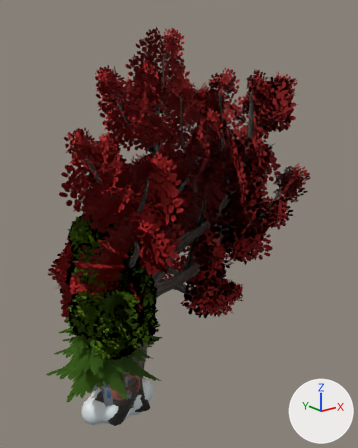
A saved change to the glTF model public/world/models/core.glb.
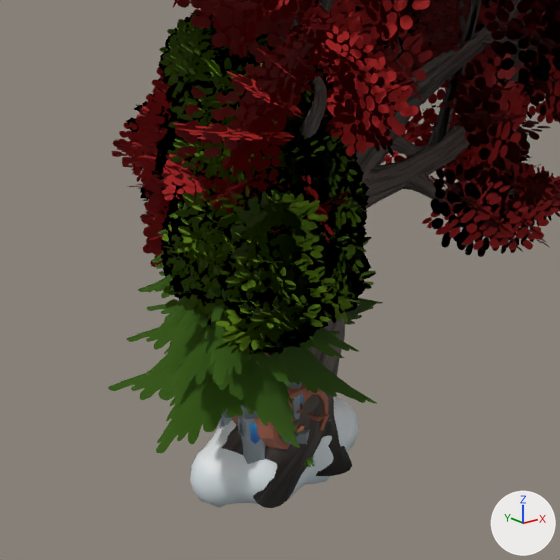
Old and new are each drawn whole from a camera (50 mm lens) standing at (-9.97, -16.99, 14.54) and looking at (4.25, 0.78, 7.43) and again close up on the part from 0% to 67% of the width and 47% to 100% of the height. The axes (+X, +Y, +Z) are drawn at lower right. The lights are the same throughout. The first two pictures are the older version. Where no turn or scale is listed for an object, it has been applied to the vertices.

Objects in the first close-up: 'CommonTree_1.001', 'CommonTree_2.001', 'CommonTree_3.001', 'CommonTree_4.001', 'Pine_1.001', 'Pine_2.001', 'Pine_3.001', 'TwistedTree_1.001', 'building_castle_blue.001', 'cloud_big.001', 'keg.001' and 1 more.
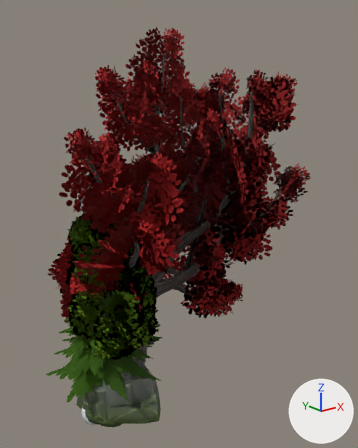
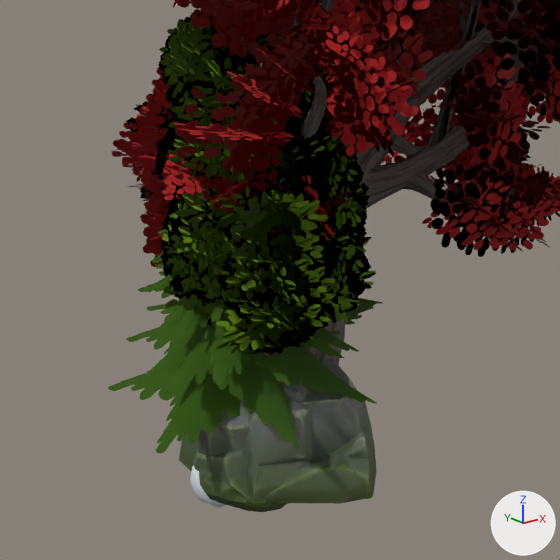
Location of each change, (x1, y1, x2, y2) in pixels of the close-ups (560 x 560 px):
```json
{"object": "Rock_Medium_3.001", "change": "added", "after": [198, 358, 377, 512]}
{"object": "Rock_Medium_1.001", "change": "added", "after": [193, 381, 312, 504]}
{"object": "Rock_Medium_2.001", "change": "added", "after": [179, 409, 250, 471]}
{"object": "cloud_big.001", "change": "unchanged, covered by the edit", "before": [190, 398, 359, 508], "after": [190, 465, 225, 508]}
{"object": "building_castle_blue.001", "change": "unchanged, covered by the edit", "before": [219, 381, 330, 467], "after": [241, 381, 284, 411]}
```

Scene script edits in JSON lines:
```json
{"op": "add", "block": "img_rocks_diffuse", "code": ["img_rocks_diffuse = load_image('Rocks_Diffuse', '_unpacked/Rocks_Diffuse', 1024, 1024, 'sRGB')"]}
{"op": "add", "block": "mat_rocks", "code": ["mat_rocks = principled_material('Rocks')", "mat_rocks.texture = img_rocks_diffuse", "mat_rocks.roughness = 1.0"]}
{"op": "add", "block": "me_cube_002_retopology_001", "code": ["me_cube_002_retopology_001 = bpy.data.meshes.new('Cube.002_Retopology.001')", "me_cube_002_retopology_001.from_pydata(...)  # 263 vertices, 522 faces; spans x -1.71..1.71, y -1.74..1.74, z -1.16..1.16", "me_cube_002_retopology_001.materials.append(mat_rocks)  # picture img_rocks_diffuse"]}
{"op": "add", "block": "me_cube_004_retopology_001", "code": ["me_cube_004_retopology_001 = bpy.data.meshes.new('Cube.004_Retopology.001')", "me_cube_004_retopology_001.from_pydata(...)  # 124 vertices, 244 faces; spans x -1.52..1.52, y -1.24..1.24, z -0.95..0.95", "me_cube_004_retopology_001.materials.append(mat_rocks)  # picture img_rocks_diffuse"]}
{"op": "add", "block": "me_cube_005_retopology_001", "code": ["me_cube_005_retopology_001 = bpy.data.meshes.new('Cube.005_Retopology.001')", "me_cube_005_retopology_001.from_pydata(...)  # 173 vertices, 342 faces; spans x -1.61..1.61, y -1.49..1.49, z -1.13..1.13", "me_cube_005_retopology_001.materials.append(mat_rocks)  # picture img_rocks_diffuse"]}
{"op": "add", "block": "ob_rock_medium_3_001", "code": ["ob_rock_medium_3_001 = bpy.data.objects.new('Rock_Medium_3.001', me_cube_002_retopology_001)", "ob_rock_medium_3_001.location = (-0.11, -0.85, 0.84)"]}
{"op": "add", "block": "ob_rock_medium_2_001", "code": ["ob_rock_medium_2_001 = bpy.data.objects.new('Rock_Medium_2.001', me_cube_004_retopology_001)", "ob_rock_medium_2_001.location = (-0.19, -0.08, 0.9)"]}
{"op": "add", "block": "ob_rock_medium_1_001", "code": ["ob_rock_medium_1_001 = bpy.data.objects.new('Rock_Medium_1.001', me_cube_005_retopology_001)", "ob_rock_medium_1_001.location = (-0.11, -0.34, 0.86)"]}
```
